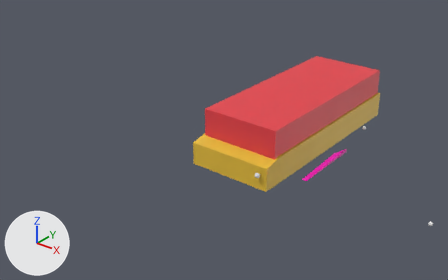
A saved change to the glTF model dist/assets/table.glb.
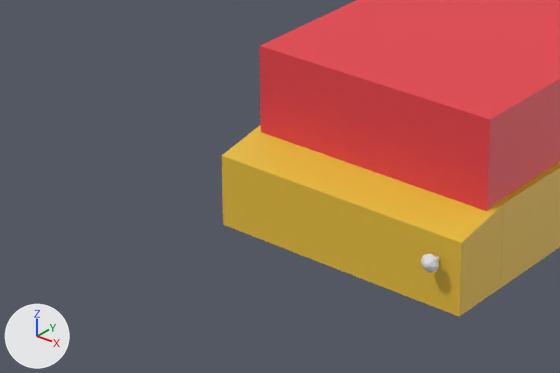
The first picture shows the older version from a 50 mm camera at (2.34, -3.82, 2.07) aimed at (-0.4, -0.39, -0.06). The close-ups show both versions on the part from 28% to 66% of the width and 34% to 75% of the height of that picture; other places that the commit changed are outside them. Every picture has the same lights, and +X, +Y and +Z are marked at lower left. Where no turn or scale is listed for an object, it has been applied to the vertices.

In view in the first close-up: 'glass', 'near wall', 'right wall'.
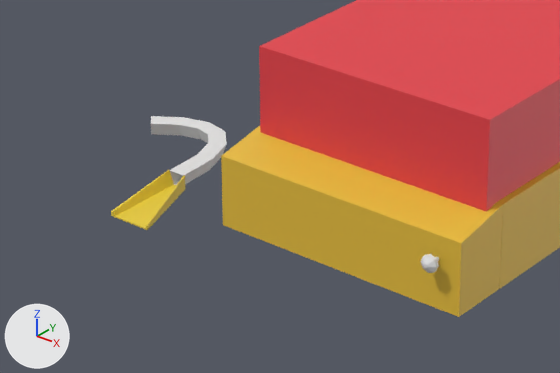
Where the newer file only moved an object's origin or applied its transform, the numbers keep the older frame.

Location of each change, [x1, y1, x2, y2] in pixels of the close-ups (560 x 373 px):
```json
{"object": "near wall", "change": "moved", "before": [222, 125, 503, 316], "after": [221, 126, 503, 317]}
{"object": "ramp curve", "change": "moved", "after": [151, 116, 227, 185], "on screen": "not visible before"}
{"object": "ramp base", "change": "moved", "after": [111, 170, 185, 230], "on screen": "not visible before"}
```

The change, as JSON lines over the scene's bpy script:
```json
{"op": "set", "path": "ob_near_wall.location", "old": "(0.0, 0.0, 0.0)", "new": "(0.0, -0.001, 0.0)"}
{"op": "set", "path": "ob_ramp_base.location", "old": "(0.14, 0.019, 0.073)", "new": "(-1.097, -0.279, -0.482)"}
{"op": "set", "path": "ob_ramp_curve.location", "old": "(-0.006, 0.105, 0.081)", "new": "(-1.242, -0.193, -0.473)"}
```
